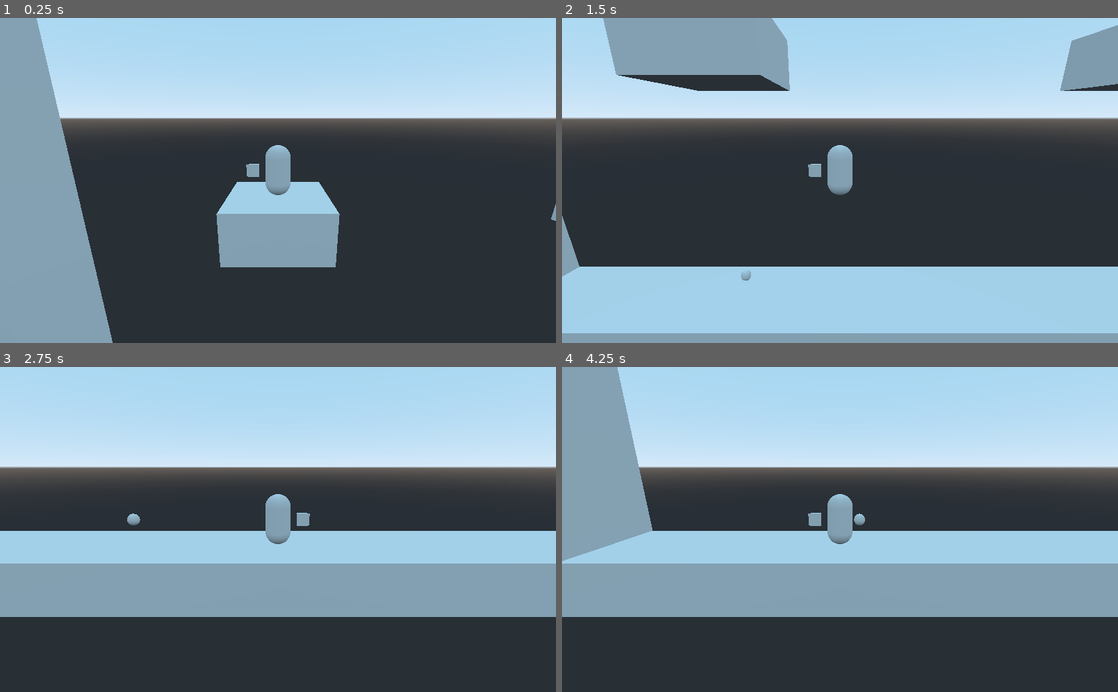
Above: before the commit, frames 1-4 (two rows, left to right).
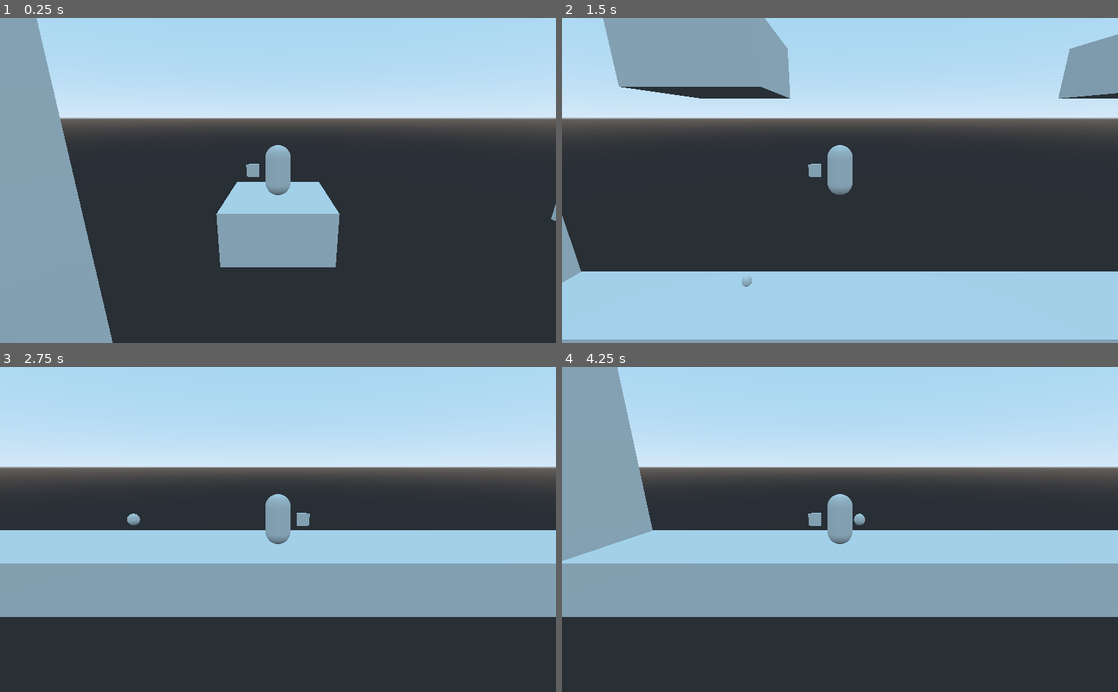
Above: after the commit, the same moments.

Repository: matgib38/Devoid
Game: Godot game, scene res://Test Level.tscn
Same seed, same stepped clock (60 frames per second), same inputs: the game is played once before the commit and once after it.
Inputs:
- Up to frame 1 (0.25 s): no input
- Up to frame 2 (1.5 s): tap Enter at 0.5 s; hold Right (ui_right) 0.53-1.28 s; hold Left (ui_left) from 1.28 s (still down)
- Up to frame 3 (2.75 s): release Left (ui_left) at 2.03 s; hold Right (ui_right) from 2.03 s (still down)
- Up to frame 4 (4.25 s): release Right (ui_right) at 2.78 s; hold Up (ui_up) 2.78-3.53 s; hold Left (ui_left) from 3.53 s (still down)

The runs differ from the first frame. In frame 1, less than 0.1% of the frame differs, in the area x 39-100%, y 53-73%; in frame 2, 5.8%, in the area x 0-100%, y 0-99%; in frame 3, 0.2%; in frame 4, 0.2%.

Commit message:
fixed spikes and added mesh

Diff:
--- a/Player.tscn
+++ b/Player.tscn
@@ -10,6 +10,9 @@
 
 [sub_resource type="CapsuleShape" id=3]
 radius = 0.506314
+
+[sub_resource type="CylinderShape" id=4]
+radius = 0.206366
 
 [node name="Player" type="KinematicBody"]
 script = ExtResource( 1 )
@@ -39,5 +42,9 @@
 wait_time = 1.5
 one_shot = true
 
+[node name="CollisionShape2" type="CollisionShape" parent="."]
+transform = Transform( 1, 0, 0, 0, 1, 0, 0, 0, 1, 0, 1, 0 )
+shape = SubResource( 4 )
+
 [connection signal="timeout" from="WallJumpTimer" to="." method="_on_WallJumpTimer_timeout"]
 [connection signal="timeout" from="DoubleJumpTimer" to="." method="_on_DoubleJumpTimer_timeout"]
--- a/Spikes.tscn
+++ b/Spikes.tscn
@@ -1,33 +1,35 @@
 [gd_scene load_steps=5 format=2]
 
-[ext_resource path="res://Spikes.gd" type="Script" id=1]
-
-[sub_resource type="BoxShape" id=1]
-extents = Vector3( 5, 0.0180557, 1 )
-
-[sub_resource type="CubeMesh" id=2]
+[ext_resource path="res://spikes.glb" type="PackedScene" id=1]
+[ext_resource path="res://Spikes.gd" type="Script" id=2]
 
 [sub_resource type="BoxShape" id=3]
+extents = Vector3( 5, 1.00767, 1 )
+
+[sub_resource type="BoxShape" id=2]
 extents = Vector3( 5, 1, 1 )
 
 [node name="Spikes" type="Spatial"]
 transform = Transform( 1, 0, 0, 0, 1, 0, 0, 0, 2, 0, 0, 0 )
-script = ExtResource( 1 )
+script = ExtResource( 2 )
 
 [node name="Area" type="Area" parent="."]
 
 [node name="CollisionShape" type="CollisionShape" parent="Area"]
-transform = Transform( 1, 0, 0, 0, 1, 0, 0, 0, 1, 0, 1.01845, 0 )
-shape = SubResource( 1 )
+shape = SubResource( 3 )
 
 [node name="Spike" type="StaticBody" parent="."]
 
-[node name="MeshInstance" type="MeshInstance" parent="Spike"]
-transform = Transform( 5, 0, 0, 0, 1, 0, 0, 0, 1, 0, 0, 0 )
-mesh = SubResource( 2 )
-material/0 = null
+[node name="spikes" parent="Spike" instance=ExtResource( 1 )]
+transform = Transform( 1, 0, 0, 0, 1, 0, 0, 0, 0.5, -3, -1, 0 )
+
+[node name="spikes2" parent="Spike" instance=ExtResource( 1 )]
+transform = Transform( 1, 0, 0, 0, 1, 0, 0, 0, 0.5, 0, -1, 0 )
+
+[node name="spikes3" parent="Spike" instance=ExtResource( 1 )]
+transform = Transform( 1, 0, 0, 0, 1, 0, 0, 0, 0.5, 3, -1, 0 )
 
 [node name="CollisionShape" type="CollisionShape" parent="Spike"]
-shape = SubResource( 3 )
+shape = SubResource( 2 )
 
 [connection signal="body_entered" from="Area" to="." method="_on_Area_body_entered"]
--- a/Test Level.tscn
+++ b/Test Level.tscn
@@ -30,6 +30,39 @@
 [node name="CollisionShape" type="CollisionShape" parent="Floor"]
 shape = SubResource( 2 )
 
+[node name="Floor2" type="StaticBody" parent="."]
+transform = Transform( -0.081, 0, 0, 0, 1, 0, 0, 0, 1, 0, -4, 49 )
+
+[node name="MeshInstance" type="MeshInstance" parent="Floor2"]
+transform = Transform( 5, 0, 0, 0, 1, 0, 0, 0, 5, 0, 0, 0 )
+mesh = SubResource( 1 )
+material/0 = null
+
+[node name="CollisionShape" type="CollisionShape" parent="Floor2"]
+shape = SubResource( 2 )
+
+[node name="Floor3" type="StaticBody" parent="."]
+transform = Transform( -0.081, 0, 0, 0, 1, 0, 0, 0, 1, 0, -4, 99 )
+
+[node name="MeshInstance" type="MeshInstance" parent="Floor3"]
+transform = Transform( 5, 0, 0, 0, 1, 0, 0, 0, 5, 0, 0, 0 )
+mesh = SubResource( 1 )
+material/0 = null
+
+[node name="CollisionShape" type="CollisionShape" parent="Floor3"]
+shape = SubResource( 2 )
+
+[node name="Floor4" type="StaticBody" parent="."]
+transform = Transform( -0.081, 0, 0, 0, 1, 0, 0, 0, 1, 0, -1, 148 )
+
+[node name="MeshInstance" type="MeshInstance" parent="Floor4"]
+transform = Transform( 5, 0, 0, 0, 1, 0, 0, 0, 5, 0, 0, 0 )
+mesh = SubResource( 1 )
+material/0 = null
+
+[node name="CollisionShape" type="CollisionShape" parent="Floor4"]
+shape = SubResource( 2 )
+
 [node name="Camera" type="Camera" parent="."]
 transform = Transform( -4.2222e-08, 0.258819, -0.965926, 1.13133e-08, 0.965926, 0.258819, 1, 4.61853e-14, -4.37114e-08, -9, 4, 0 )
 script = ExtResource( 2 )
@@ -42,6 +75,12 @@
 
 [node name="BasicPlatform5" parent="." instance=ExtResource( 4 )]
 transform = Transform( 1, 0, 0, 0, 1, 0, 0, 0, 1, 0, 5, 65 )
+
+[node name="BasicPlatform9" parent="." instance=ExtResource( 4 )]
+transform = Transform( 1, 0, 0, 0, 1, 0, 0, 0, 1, 0, 5, 80 )
+
+[node name="BasicPlatform10" parent="." instance=ExtResource( 4 )]
+transform = Transform( 1, 0, 0, 0, 1, 0, 0, 0, 1, 0, 2, 111 )
 
 [node name="BasicPlatform2" parent="." instance=ExtResource( 4 )]
 transform = Transform( 1, 0, 0, 0, 1, 0, 0, 0, 1, 0, 10, 3 )
@@ -61,11 +100,41 @@
 [node name="WallJump" parent="." instance=ExtResource( 5 )]
 transform = Transform( 0.22464, 0, 0, 0, 0.23328, 0, 0, 0, 0.216, 0, 1, -13 )
 
-[node name="Spikes2" parent="." instance=ExtResource( 6 )]
-transform = Transform( -4.37114e-08, 0, -2, 0, 1, 0, 7.1, 0, -6.20702e-07, 0, -2, 60 )
-
 [node name="DoubleJump" parent="." instance=ExtResource( 7 )]
 transform = Transform( 0.3, 0, 0, 0, 0.3, 0, 0, 0, 0.3, 0, 1, 9 )
 
 [node name="CameraStopper" parent="." instance=ExtResource( 3 )]
 transform = Transform( -4.40239e-08, 0, -2.01689, 0, 5.84147, 0, 1.00715, 0, -8.81611e-08, 0, 0, -21.9784 )
+
+[node name="Spikes" parent="." instance=ExtResource( 6 )]
+transform = Transform( -4.37114e-08, 0, -2, 0, 1, 0, 1, 0, -8.74228e-08, 0, -2, 29 )
+
+[node name="Spikes2" parent="." instance=ExtResource( 6 )]
+transform = Transform( -4.37114e-08, 0, -2, 0, 1, 0, 1, 0, -8.74228e-08, 0, -2, 38 )
+
+[node name="Spikes3" parent="." instance=ExtResource( 6 )]
+transform = Transform( -4.37114e-08, 0, -2, 0, 1, 0, 1, 0, -8.74228e-08, 0, -2, 47 )
+
+[node name="Spikes4" parent="." instance=ExtResource( 6 )]
+transform = Transform( -4.37114e-08, 0, -2, 0, 1, 0, 1, 0, -8.74228e-08, 0, -2, 56 )
+
+[node name="Spikes5" parent="." instance=ExtResource( 6 )]
+transform = Transform( -4.37114e-08, 0, -2, 0, 1, 0, 1, 0, -8.74228e-08, 0, -2, 65 )
+
+[node name="Spikes6" parent="." instance=ExtResource( 6 )]
+transform = Transform( -4.37114e-08, 0, -2, 0, 1, 0, 1, 0, -8.74228e-08, 0, -2, 74 )
+
+[node name="Spikes7" parent="." instance=ExtResource( 6 )]
+transform = Transform( -4.37114e-08, 0, -2, 0, 1, 0, 1, 0, -8.74228e-08, 0, -2, 83 )
+
+[node name="Spikes8" parent="." instance=ExtResource( 6 )]
+transform = Transform( -4.37114e-08, 0, -2, 0, 1, 0, 1, 0, -8.74228e-08, 0, -2, 92 )
+
+[node name="Spikes9" parent="." instance=ExtResource( 6 )]
+transform = Transform( -4.37114e-08, 0, -2, 0, 1, 0, 1, 0, -8.74228e-08, 0, -2, 101 )
+
+[node name="Spikes10" parent="." instance=ExtResource( 6 )]
+transform = Transform( -4.37114e-08, 0, -2, 0, 1, 0, 1, 0, -8.74228e-08, 0, -2, 110 )
+
+[node name="Spikes11" parent="." instance=ExtResource( 6 )]
+transform = Transform( -4.37114e-08, 0, -2, 0, 1, 0, 1, 0, -8.74228e-08, 0, -2, 119 )
Not shown: 1 places in Player.tscn that only renumber resources
Binary file added: spikes.glb
Not shown, added: spikes.glb.import
Not shown, added: spikes.blend
Not shown, added: spikes.blend1
